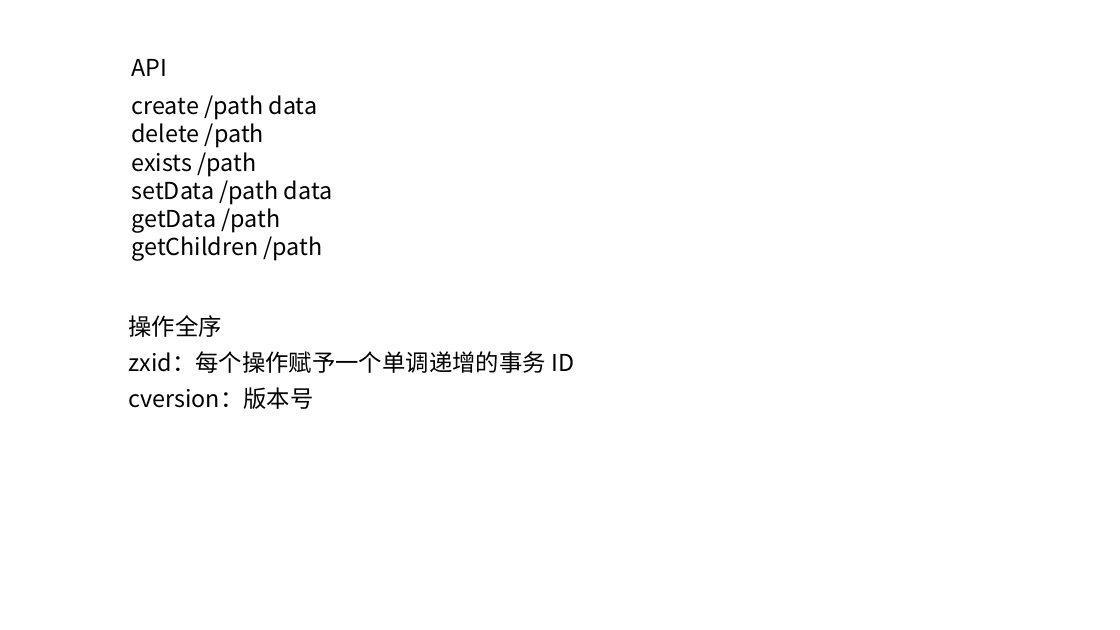
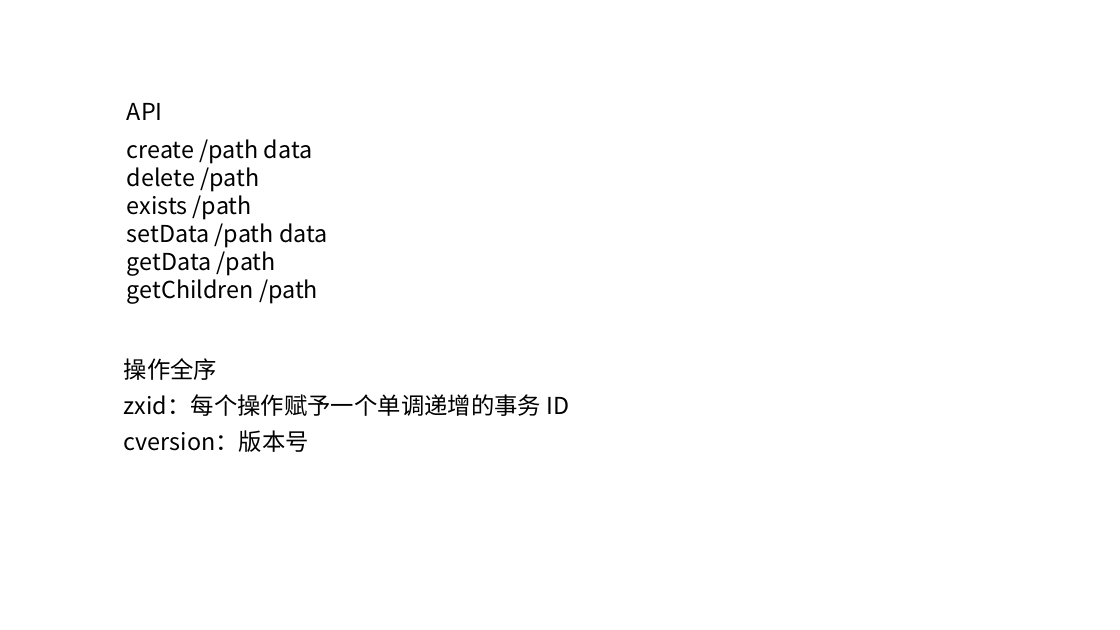
Before and after one commit to zozospider/note, a slide deck: slide 32 of data-system/ZooKeeper_share1_v6.pptx. Drawn at 1120x630 pixels with LibreOffice and Linux fonts; fonts in the diff are those of the drawing. Boxes give left, top, right and bottom in pixels: in the first picture for what was removed or moved away, otherwise in the second. Text is boxed around its words. In the diff, an @@ line names an element or a change of style, - is before the commit and + after.

```diff
--- a/data-system/ZooKeeper_share1_v6.pptx
+++ b/data-system/ZooKeeper_share1_v6.pptx
@@ text "API" moved from (x1=132, y1=59, x2=168, y2=76) to (x1=127, y1=103, x2=163, y2=120) @@
@@ 3 texts moved together from (x1=128, y1=95, x2=574, y2=373) to (x1=124, y1=139, x2=570, y2=416) @@
@@ text "cversion：版本号" moved from (x1=128, y1=387, x2=313, y2=409) to (x1=124, y1=430, x2=309, y2=452) @@
```
Also in this commit, not shown: 1 other file.
